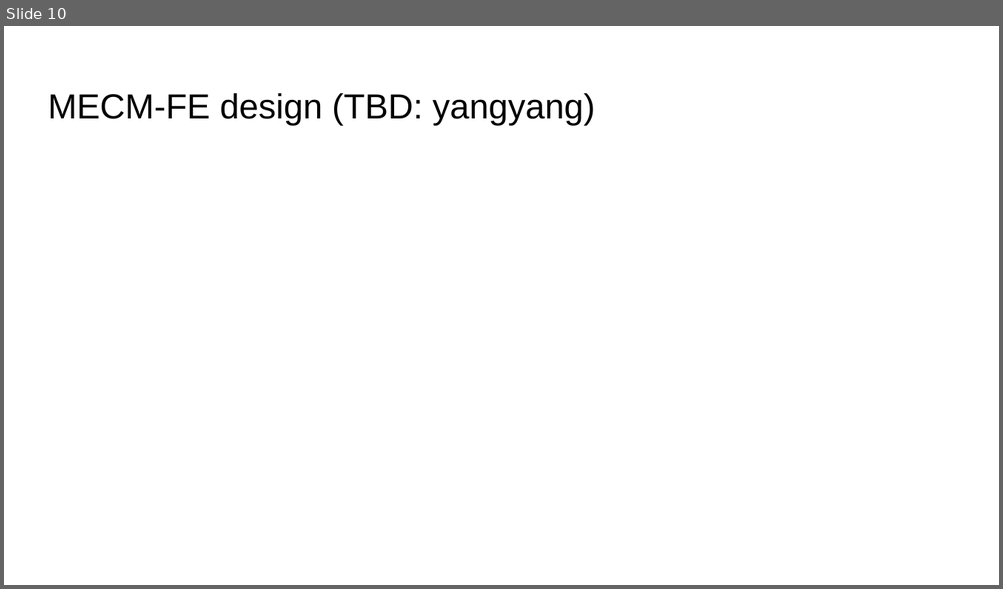
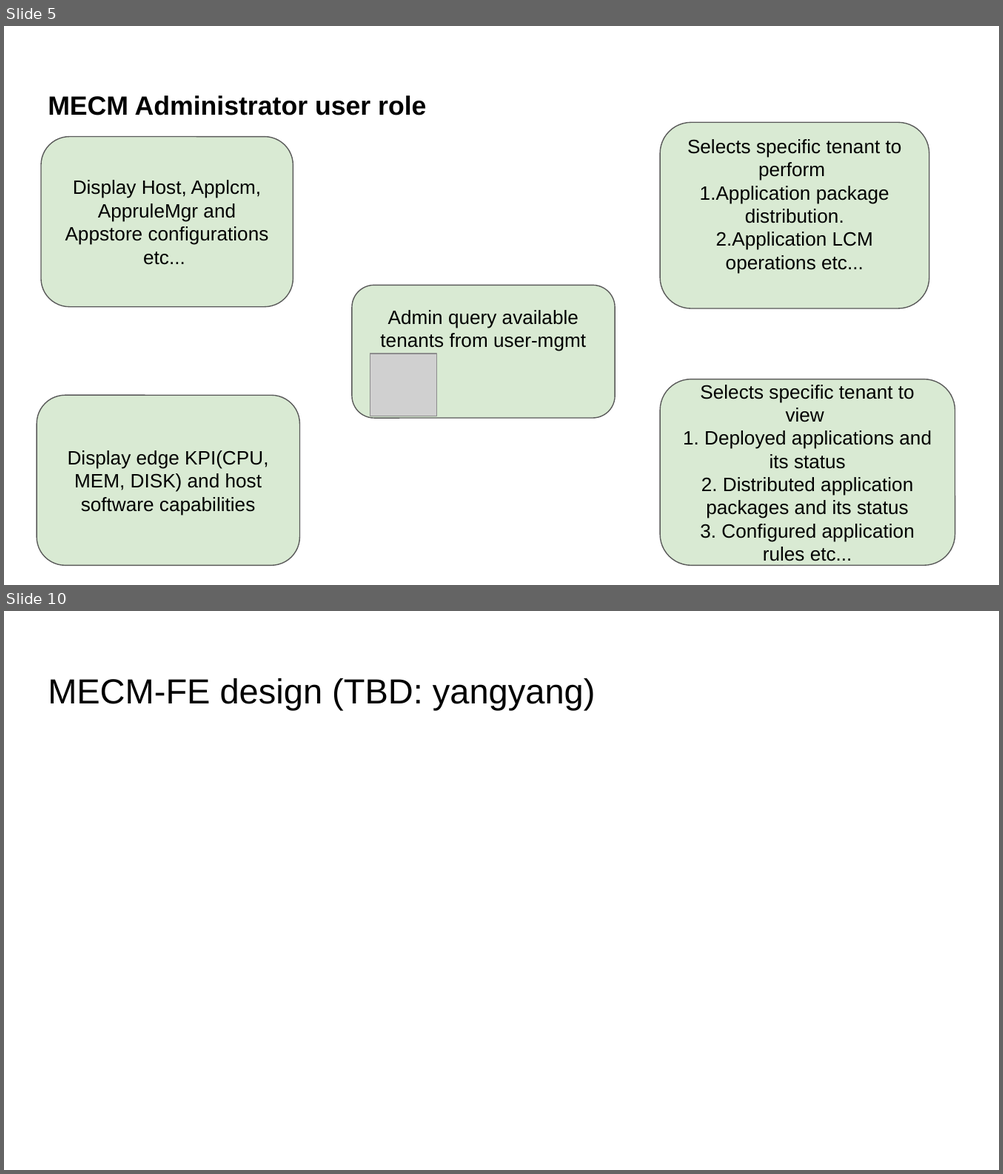
Before and after one commit to EdgeGallery/community, a slide deck: MECM PT/Release V1.1/MECM admin role support.pptx. Shown one above the other, each under a label of ours: slide 10 before the commit, slides 5 and 10 after it; the slides between them are not shown. The pictures are 1003x589 and 1003x1174 pixels, drawn with LibreOffice and Linux fonts; fonts in the diff are those of the drawing; grey boxes stand for pictures. Boxes give left, top, right and bottom in pixels: in the first picture for what was removed or moved away, otherwise in the second. Text is boxed around its words. In the diff, an @@ line names an element or a change of style, - is before the commit and + after.

Commit message:
mecm admin support

```diff
--- a/MECM PT/Release V1.1/MECM admin role support.pptx
+++ b/MECM PT/Release V1.1/MECM admin role support.pptx
@@ slide 5 added at (x1=4, y1=26, x2=999, y2=585), background #FFFFFF @@
@@ title added at (x1=48, y1=96, x2=426, y2=116), 19.1 pt, text #000000, bold @@
+MECM Administrator user role
@@ rounded rectangle added at (x1=41, y1=136, x2=293, y2=306), fill #D9EAD3, outline #595959 0.75 pt, 14 pt, text #000000 @@
+Display Host, Applcm, AppruleMgr and Appstore configurations etc...
@@ rounded rectangle added at (x1=660, y1=122, x2=929, y2=309), fill #D9EAD3, outline #595959 0.75 pt, 14 pt, text #000000 @@
+Selects specific tenant to perform
+1.Application package distribution.
+2.Application LCM operations etc...
@@ rounded rectangle added at (x1=352, y1=286, x2=614, y2=419), fill #D9EAD3, outline #595959 0.75 pt, 14 pt, text #000000 @@
+Admin query available tenants from user-mgmt
@@ picture added at (x1=370, y1=355, x2=437, y2=417) @@
@@ rounded rectangle added at (x1=660, y1=379, x2=954, y2=565), fill #D9EAD3, outline #595959 0.75 pt, 14 pt, text #000000 @@
+Selects specific tenant to view
+1. Deployed applications and its status
+2. Distributed application packages and its status
+3. Configured application rules etc...
@@ rounded rectangle added at (x1=37, y1=395, x2=299, y2=565), fill #D9EAD3, outline #595959 0.75 pt, 14 pt, text #000000 @@
+Display edge KPI(CPU, MEM, DISK) and host software capabilities
```
Also in this commit, not shown: 7 slides changed, 3 other slides added, 4 slides removed.
